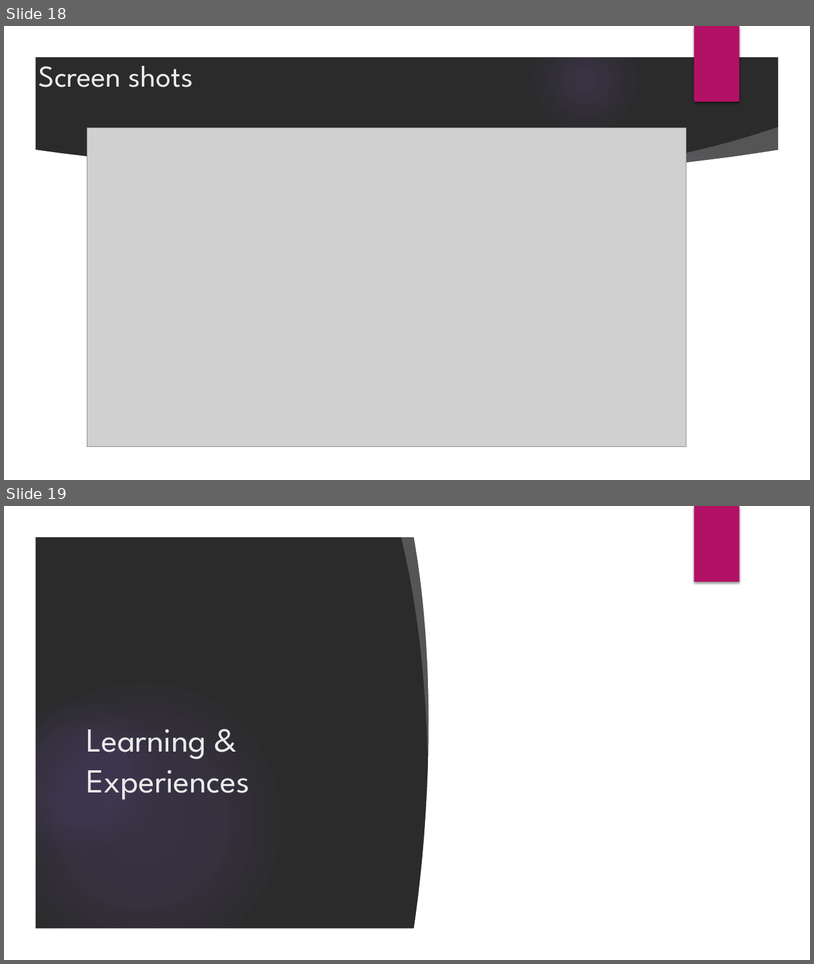
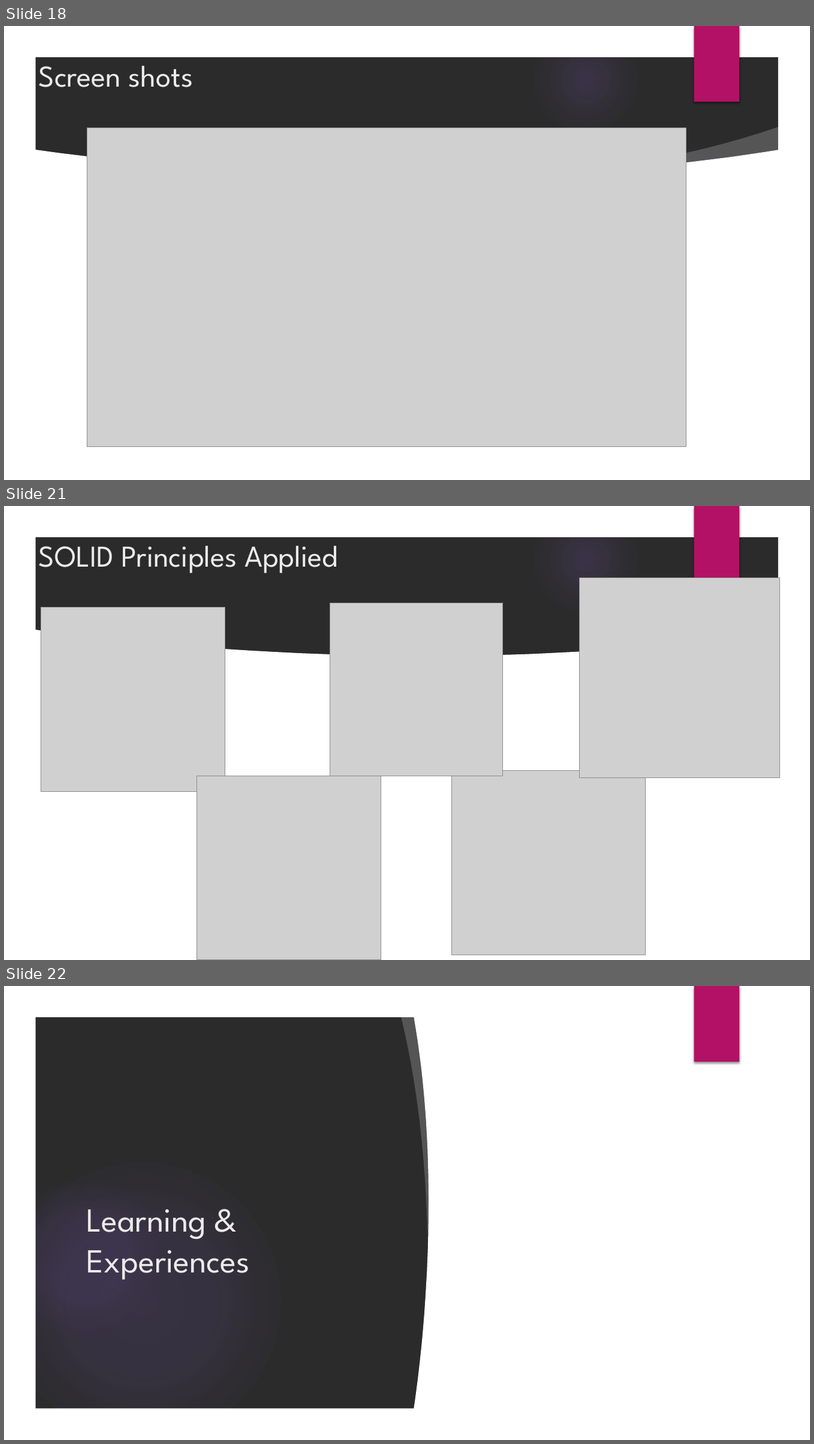
Before and after one commit to aukokyong/jfs-master, a slide deck: project/Presentation Template.pptx. Shown one above the other, each under a label of ours: slides 18 and 19 before the commit, slides 18, 21 and 22 after it; the slides between them are not shown. The pictures are 814x964 and 814x1444 pixels, drawn with LibreOffice and Linux fonts; fonts in the diff are those of the drawing; grey boxes stand for pictures; background and template pictures are left out; a plain dark background stands for a picture behind light text. Boxes give left, top, right and bottom in pixels: in the first picture for what was removed or moved away, otherwise in the second. Text is boxed around its words. In the diff, an @@ line names an element or a change of style, - is before the commit and + after.

```diff
--- a/project/Presentation Template.pptx
+++ b/project/Presentation Template.pptx
@@ slide 21 added at bbox=[4, 506, 810, 960], background picture (left out); not listed: 9 template elements that a slide beside it also shows @@
@@ title added at bbox=[39, 536, 338, 573], 36 pt, text #EBEBEB @@
+SOLID Principles Applied
@@ picture added at bbox=[580, 578, 780, 778] @@
@@ picture added at bbox=[41, 607, 225, 791] @@
@@ picture added at bbox=[330, 603, 503, 776] @@
@@ picture added at bbox=[452, 771, 647, 954] @@
@@ picture added at bbox=[197, 776, 381, 960] @@
@@ what was slide 19 is now slide 22 @@
```
Also in this commit, not shown: 2 other slides added, 1 other file.
